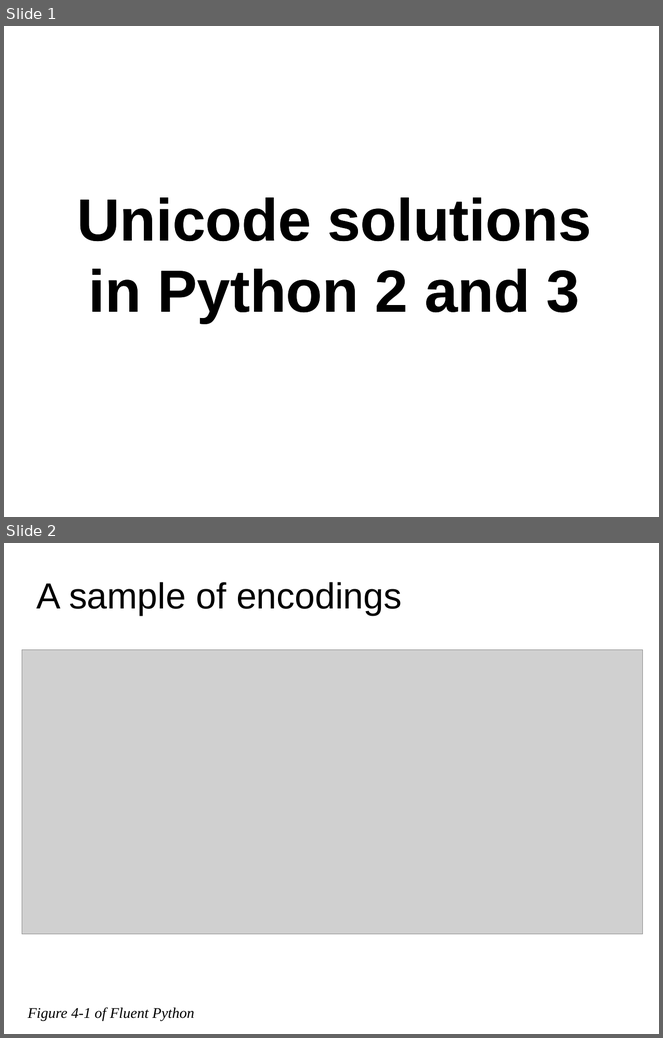
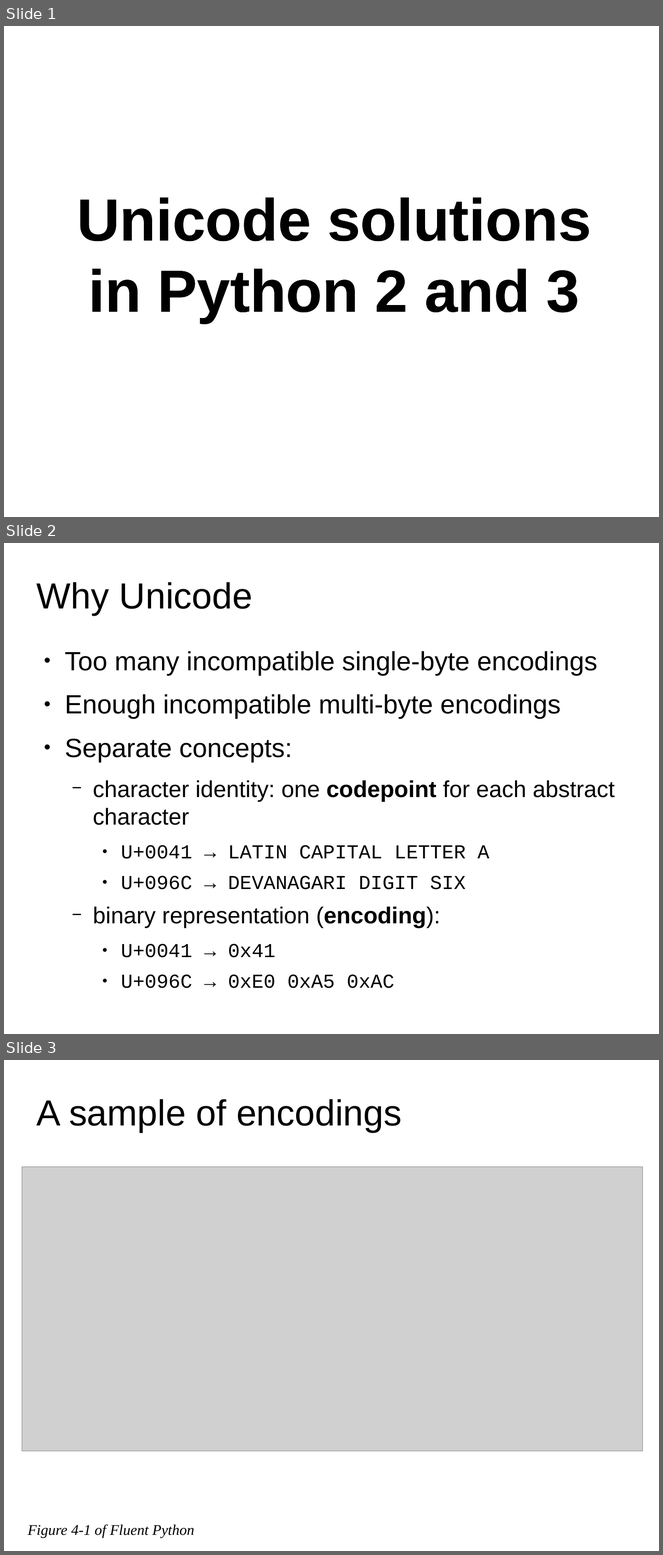
Before and after one commit to fluentpython/unicode-solutions, a slide deck: unicode-solutions.odp. Shown one above the other, each under a label of ours: slides 1 and 2 before the commit, slides 1, 2 and 3 after it. The pictures are 663x1038 and 663x1555 pixels, drawn with LibreOffice and Linux fonts; fonts in the diff are those of the drawing; grey boxes stand for pictures; background and template pictures are left out. Boxes give left, top, right and bottom in pixels: in the first picture for what was removed or moved away, otherwise in the second. Text is boxed around its words. In the diff, an @@ line names an element or a change of style, - is before the commit and + after.

```diff
--- a/unicode-solutions.odp
+++ b/unicode-solutions.odp
@@ slide 2 added at [4,543,659,1034], background #FFFFFF @@
@@ title added at [37,582,253,616], 44 pt, text #000000 @@
+Why Unicode
@@ text added at [65,651,615,989], 32 pt, text #000000 @@
+● Too many incompatible single-byte encodings
+● Enough incompatible multi-byte encodings
+● Separate concepts:
+  − character identity: one codepoint for each abstract character
+    ● U+0041 → LATIN CAPITAL LETTER A
+    ● U+096C → DEVANAGARI DIGIT SIX
+  − binary representation (encoding):
+    ● U+0041 → 0x41
+    ● U+096C → 0xE0 0xA5 0xAC
@@ what was slide 2 is now slide 3 @@
```
Also in this commit, not shown: 3 other files.
